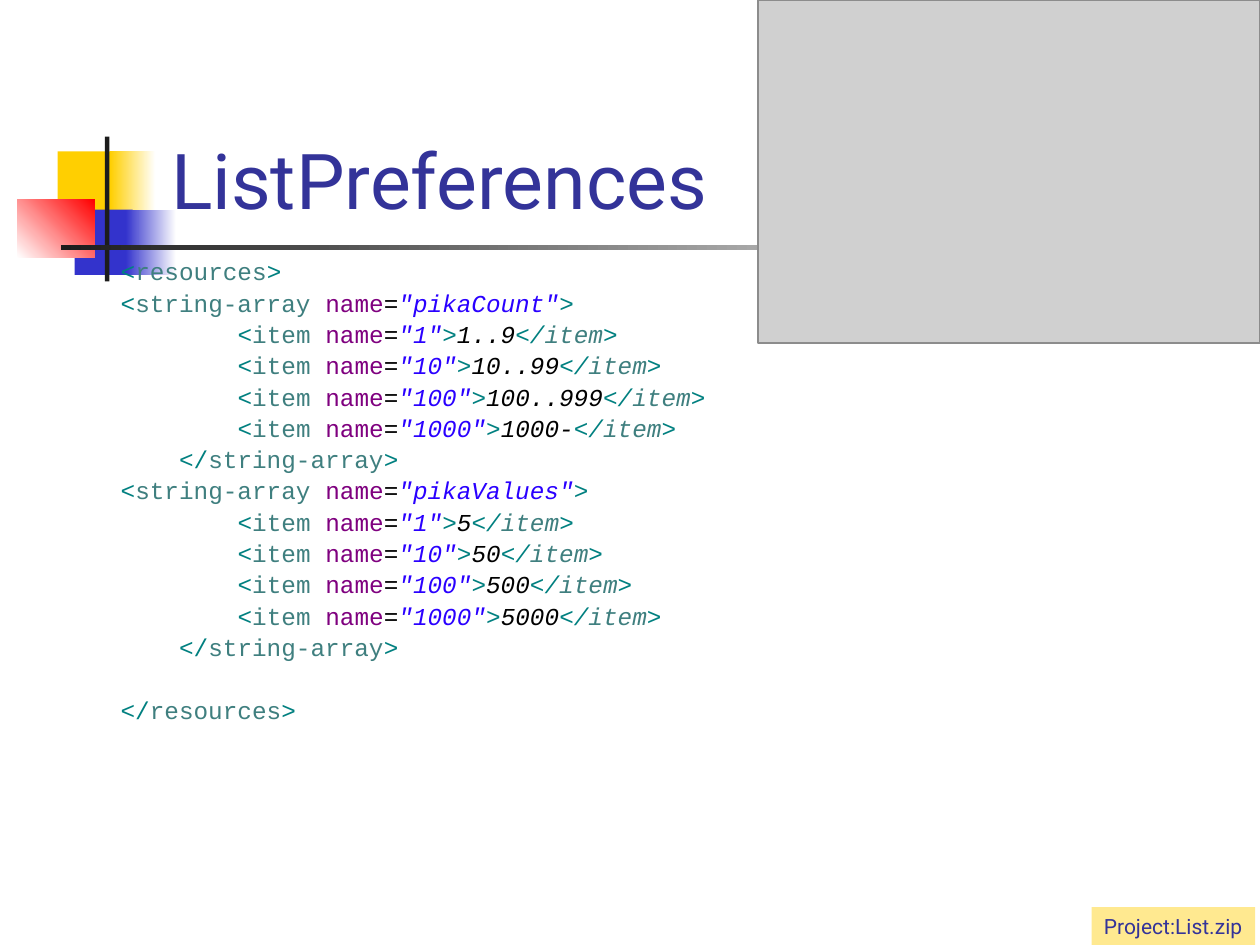
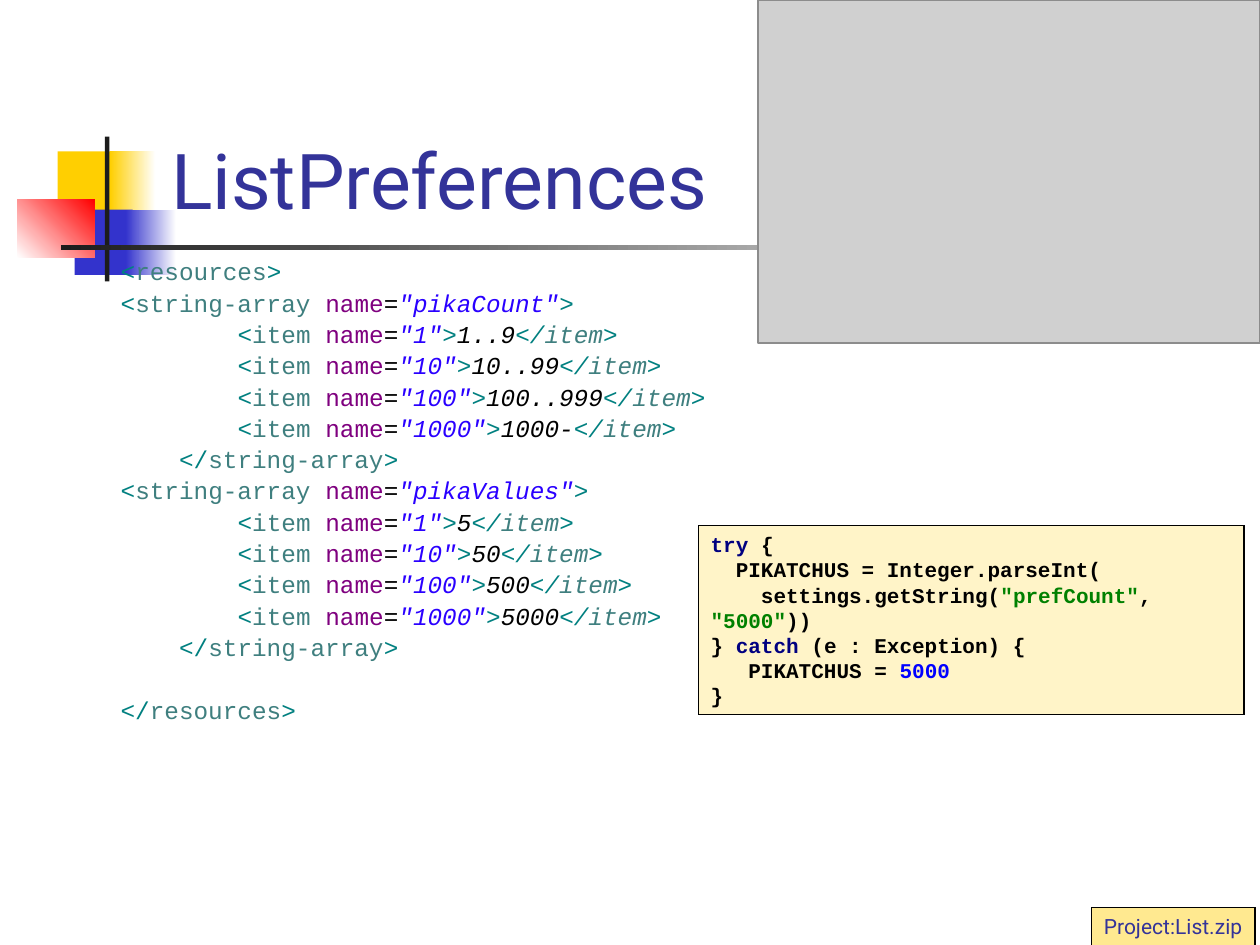
Before and after one commit to vmandro/Prednasky, a slide deck: slide 20 of 05/05_Android.ppt (slide 25 before the commit). Drawn at 1260x945 pixels with LibreOffice and Linux fonts; fonts in the diff are those of the drawing; grey boxes stand for pictures. Boxes give left, top, right and bottom in pixels: in the first picture for what was removed or moved away, otherwise in the second. Text is boxed around its words. In the diff, an @@ line names an element or a change of style, - is before the commit and + after.

```diff
--- a/05/05_Android.ppt
+++ b/05/05_Android.ppt
@@ rectangle added at (x1=698, y1=525, x2=1244, y2=714), fill #FFF4C8, outline #000000 0.74 pt, 12 pt, text #000000, bold @@
+try {
+PIKATCHUS = Integer.parseInt(
+settings.getString("prefCount", "5000"))
+} catch (e : Exception) {
+PIKATCHUS = 5000
+}
@@ rectangle "Project:List.zip" at (x1=1091, y1=907, x2=1255, y2=945): outline none to #000000 0.74 pt @@
```
Also in this commit, not shown: 18 other slides changed, 3 slides added, 6 slides removed, 4 other files.
